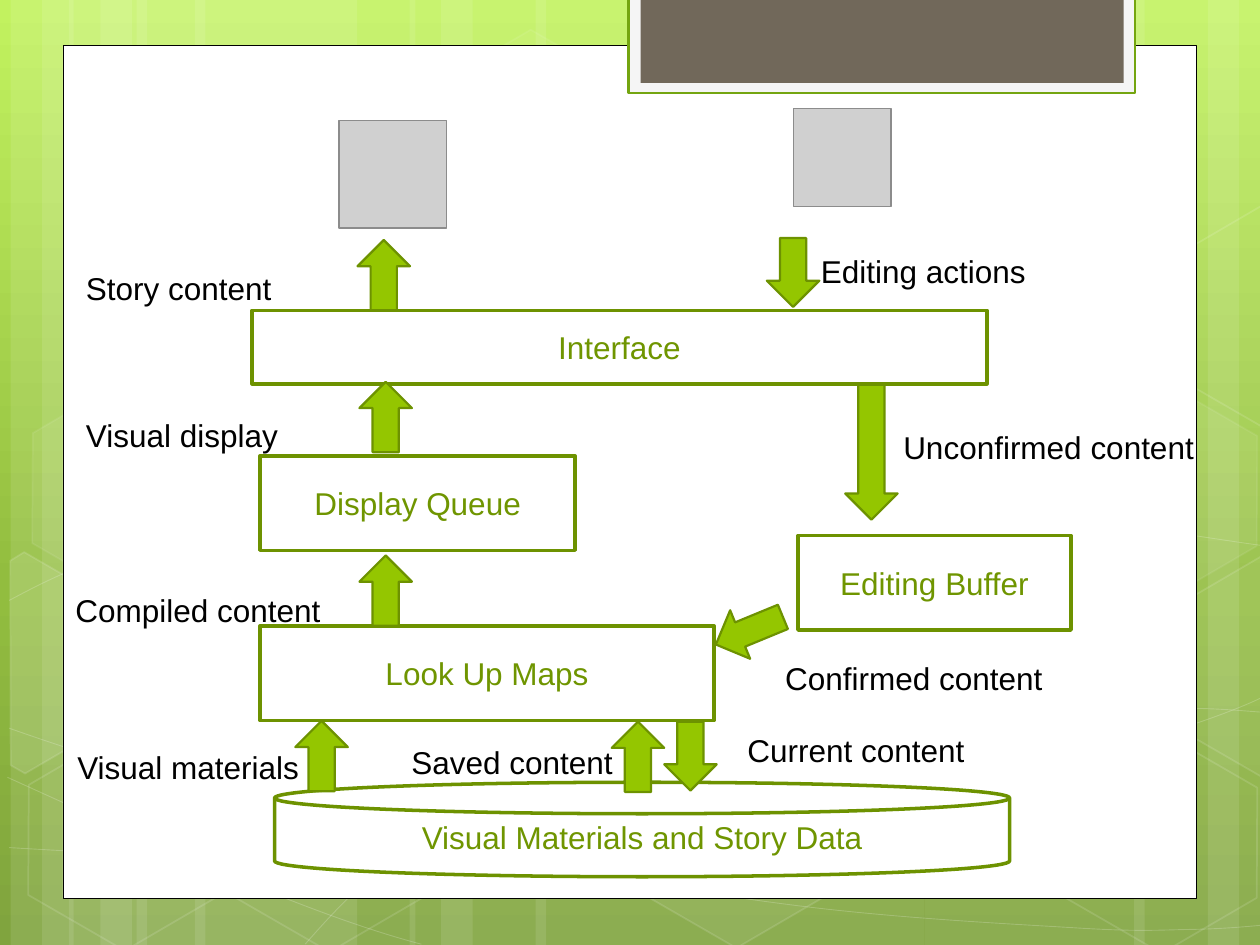
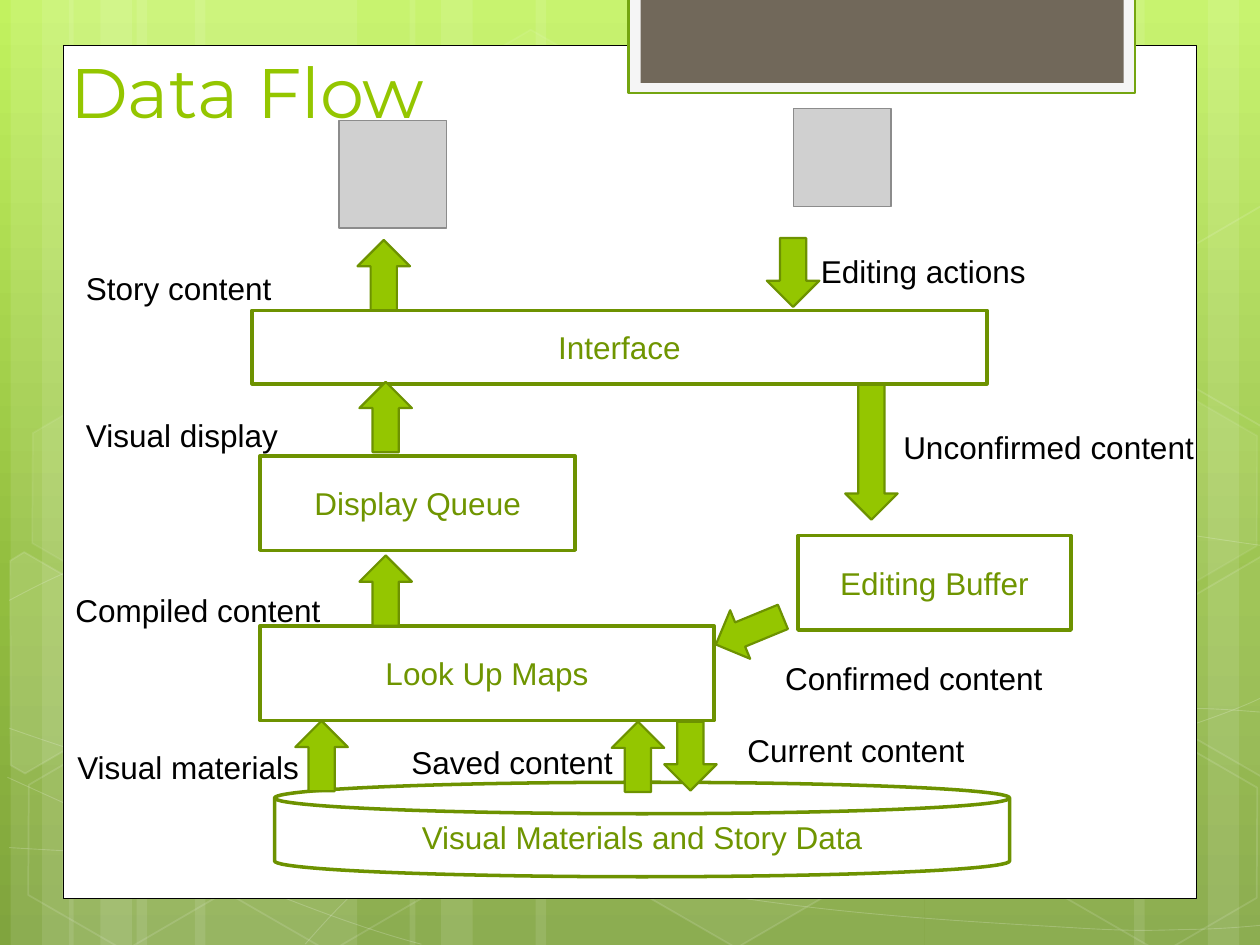
Before and after one commit to RimiChen/2016_V_SET, a slide deck: slide 9 of V-SET.pptx. Drawn at 1260x945 pixels with LibreOffice and Linux fonts; fonts in the diff are those of the drawing; grey boxes stand for pictures. Boxes give left, top, right and bottom in pixels: in the first picture for what was removed or moved away, otherwise in the second. Text is boxed around its words. In the diff, an @@ line names an element or a change of style, - is before the commit and + after.

```diff
--- a/V-SET.pptx
+++ b/V-SET.pptx
@@ text added at [70, 66, 424, 135], 40 pt, text #94C600 @@
+Data Flow
```
Also in this commit, not shown: 1 other slide changed, 39 other files.
